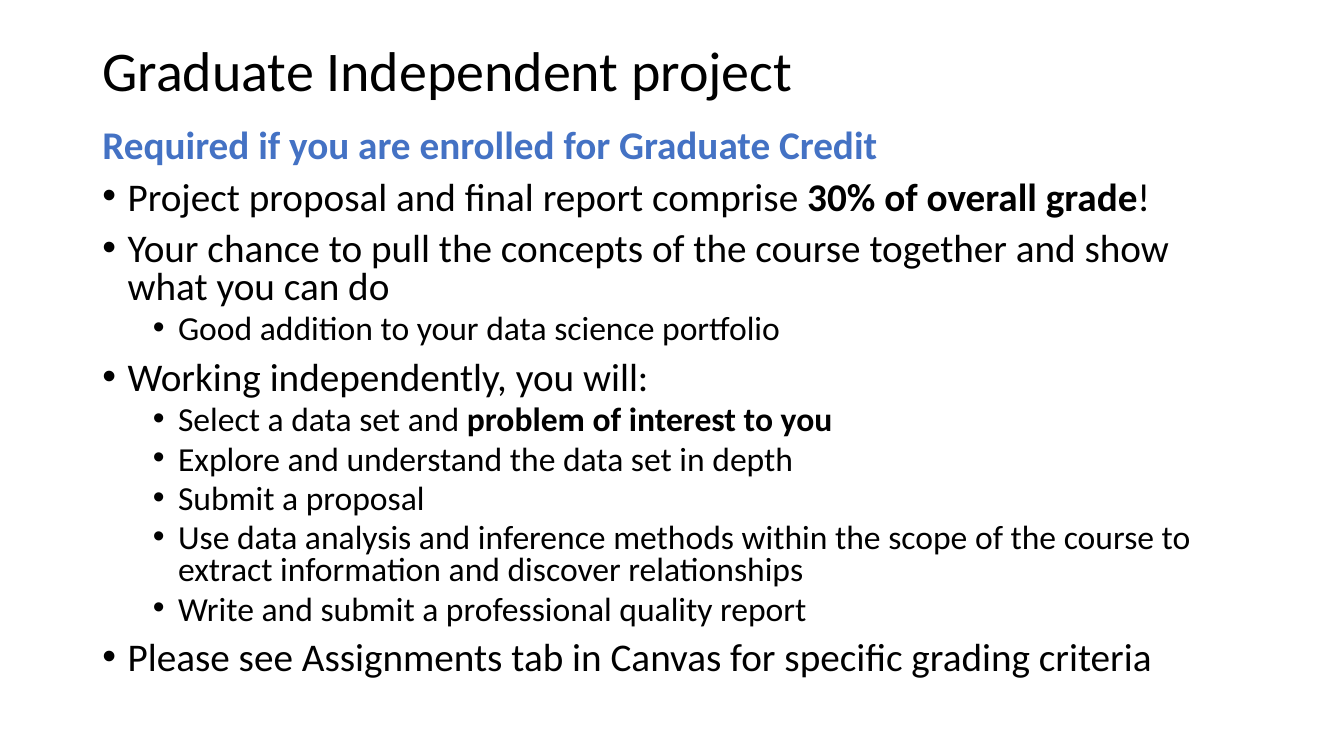
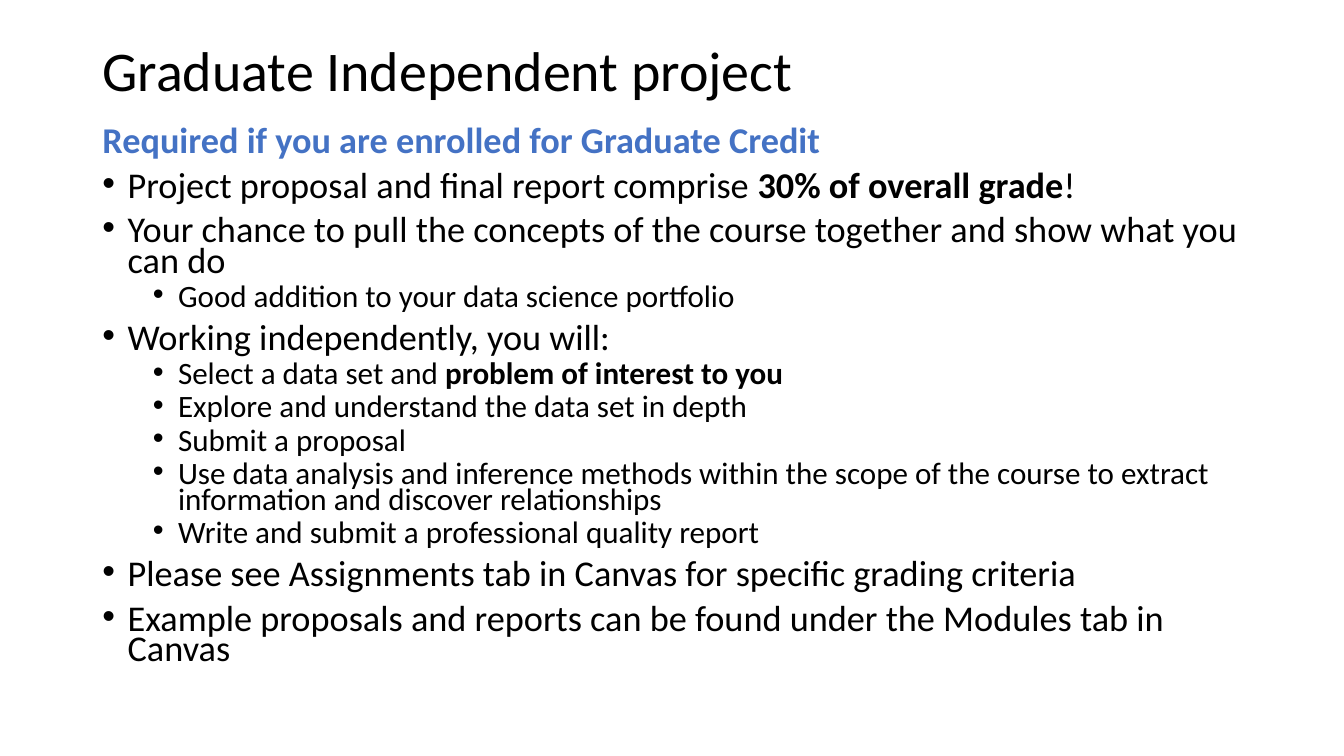
Before and after one commit to StephenElston/CSCI-E-83, a slide deck: slide 2 of SupplementaryMaterials/GraduateIndependentProject.pptx. Drawn at 1344x756 pixels with LibreOffice and Linux fonts; fonts in the diff are those of the drawing. Boxes give left, top, right and bottom in pixels: in the first picture for what was removed or moved away, otherwise in the second. Text is boxed around its words. In the diff, an @@ line names an element or a change of style, - is before the commit and + after.

```diff
--- a/SupplementaryMaterials/GraduateIndependentProject.pptx
+++ b/SupplementaryMaterials/GraduateIndependentProject.pptx
@@ text at [102, 127, 1237, 593]: size 28 to 25.9 pt in "Required if you are enrolled for Graduate ...", "Project proposal and final report comprise 30% ...", "Your chance to pull the concepts of ...", "Working independently, you will:" and 1 more places; size 24 to 22.2 pt in "Good addition to your data science portfolio", "Select a data set and problem of ...", "Explore and understand the data set in ...", "Submit a proposal" and 2 more places; line spacing 0.8 to 0.7 @@
@@ text at [128, 605, 1163, 662]: paragraph added @@
+• Example proposals and reports can be found under the Modules tab in Canvas
```
Also in this commit, not shown: 3 other slides changed.
